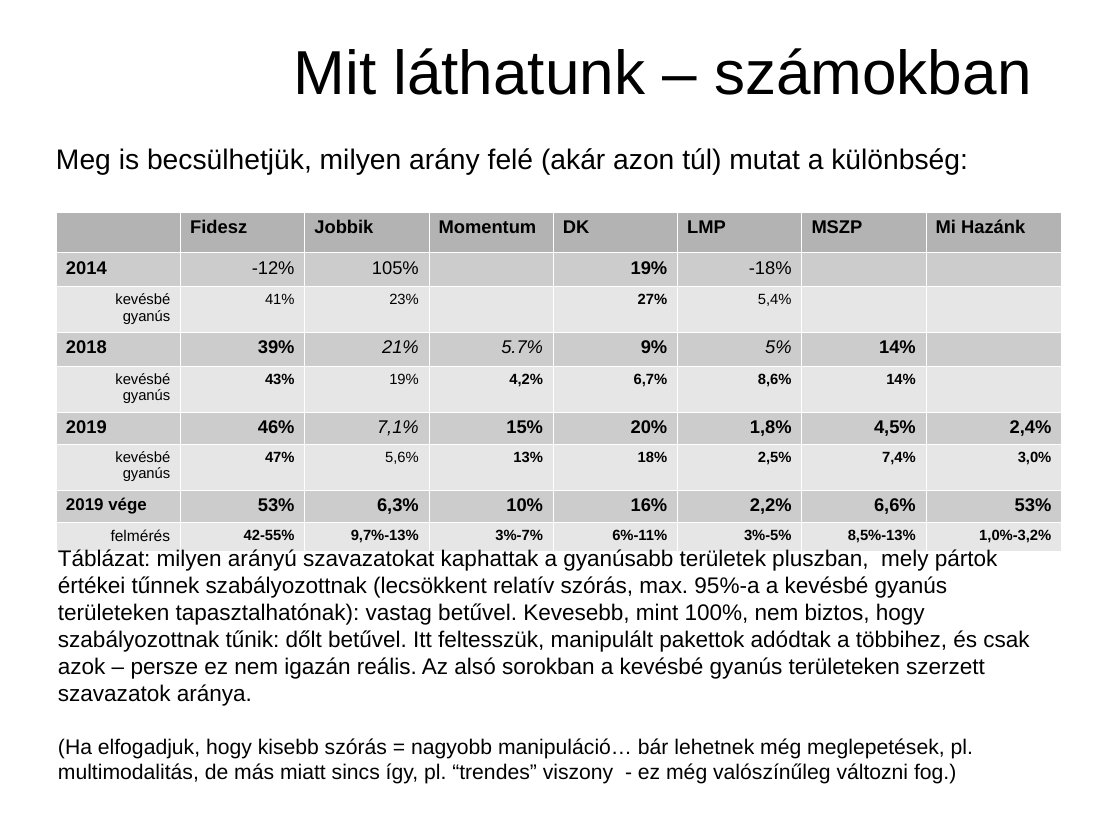
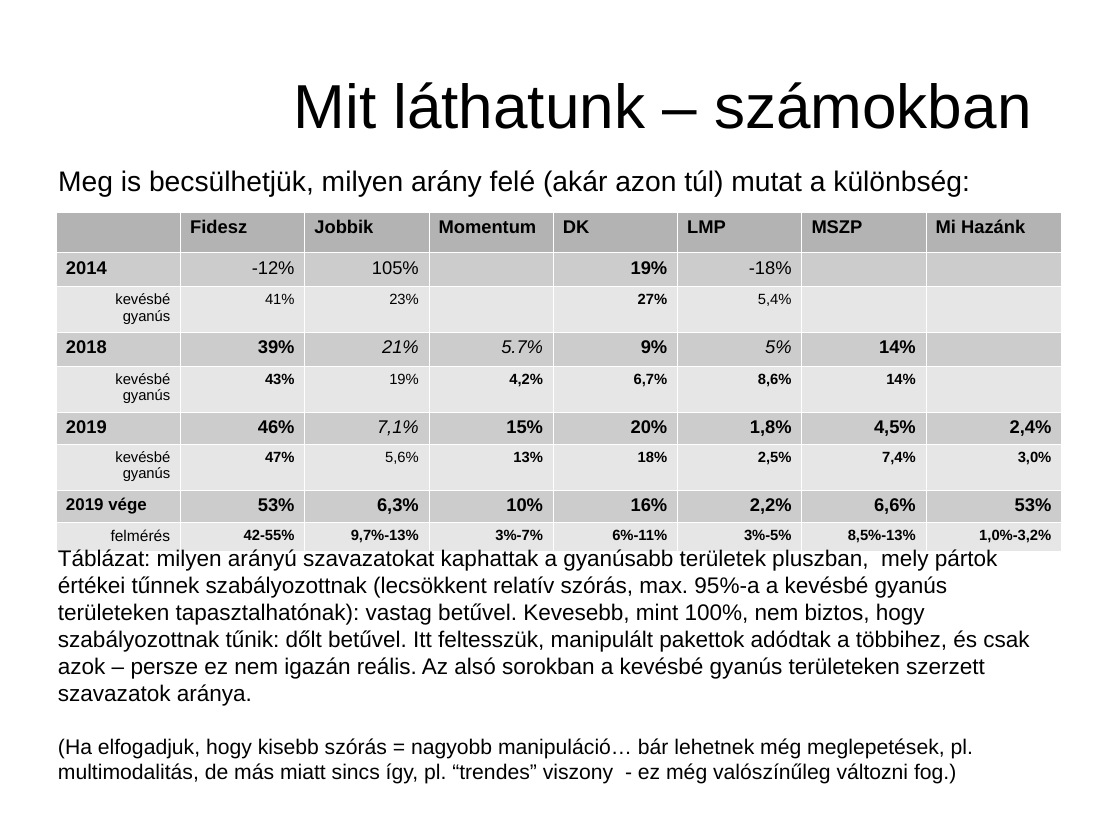
Before and after one commit to brezniczky/ep_elections_2019_hun, a slide deck: slide 31 of slides/hun/slides.odp. Drawn at 1120x840 pixels with LibreOffice and Linux fonts; fonts in the diff are those of the drawing. Boxes give left, top, right and bottom in pixels: in the first picture for what was removed or moved away, otherwise in the second. Text is boxed around its words. In the diff, an @@ line names an element or a change of style, - is before the commit and + after.

```diff
--- a/slides/hun/slides.odp
+++ b/slides/hun/slides.odp
@@ title added at (x1=294, y1=82, x2=1031, y2=129), 44 pt, text #000000 @@
+Mit láthatunk – számokban
@@ text "Meg is becsülhetjük, milyen arány ..." at (x1=58, y1=170, x2=970, y2=197): vertical alignment middle to top @@
@@ text at (x1=58, y1=170, x2=970, y2=197): text changed @@
-Mit láthatunk – számokban
-Meg is becsülhetjük, milyen arány felé (akár azon túl) mutat a különbség:
+Meg is becsülhetjük, milyen arány felé (akár azon túl) mutat a különbség:
```
Also in this commit, not shown: 24 other slides changed, 3 slides added.
